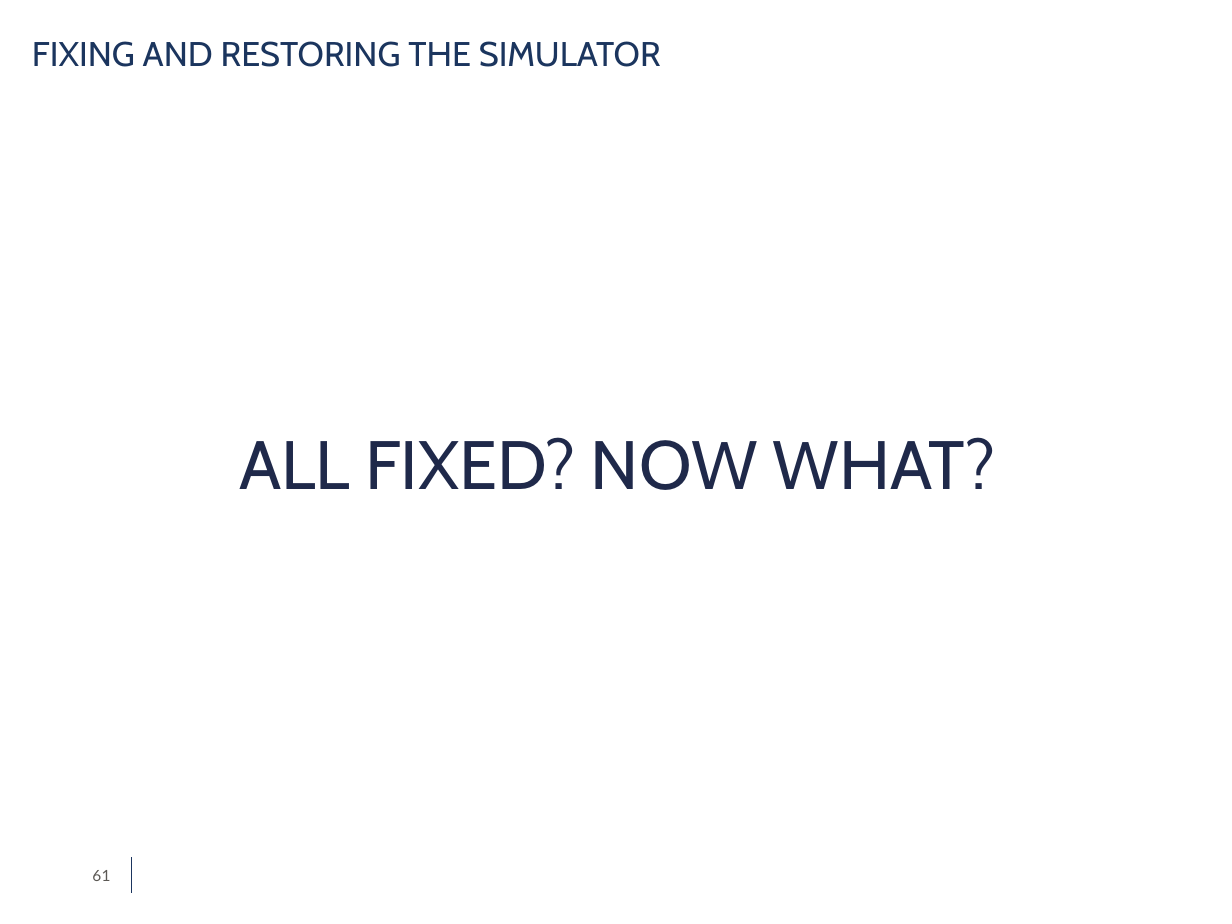
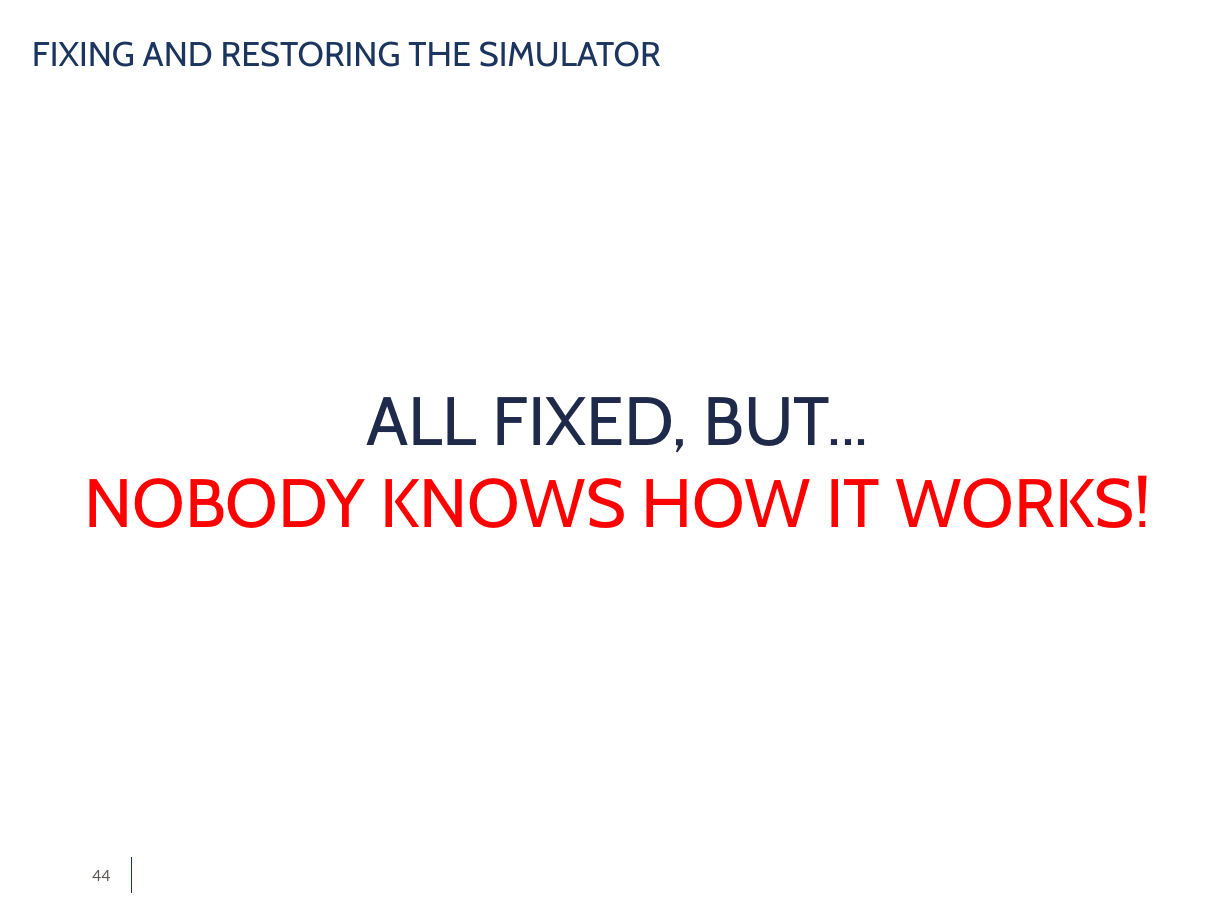
Before and after one commit to simdeistud/bachelors-thesis, a slide deck: slide 44 of SlidesDeiana4_3 -ABRIDGED.pptx (slide 61 before the commit). Drawn at 1232x924 pixels with LibreOffice and Linux fonts; fonts in the diff are those of the drawing; background and template pictures are left out. Boxes give left, top, right and bottom in pixels: in the first picture for what was removed or moved away, otherwise in the second. Text is boxed around its words. In the diff, an @@ line names an element or a change of style, - is before the commit and + after.

```diff
--- a/SlidesDeiana4_3 -ABRIDGED.pptx
+++ b/SlidesDeiana4_3 -ABRIDGED.pptx
@@ text at (85, 397, 1151, 528): text changed; text colour #1F294A to #FF0000 @@
-ALL FIXED? NOW WHAT?
+ALL FIXED, BUT...
+NOBODY KNOWS HOW IT WORKS!
@@ page number at (92, 870, 110, 881): text changed @@
-61
+44
```
Also in this commit, not shown: 9 other slides changed, 1 slide added, 19 slides removed, 1 other file.
